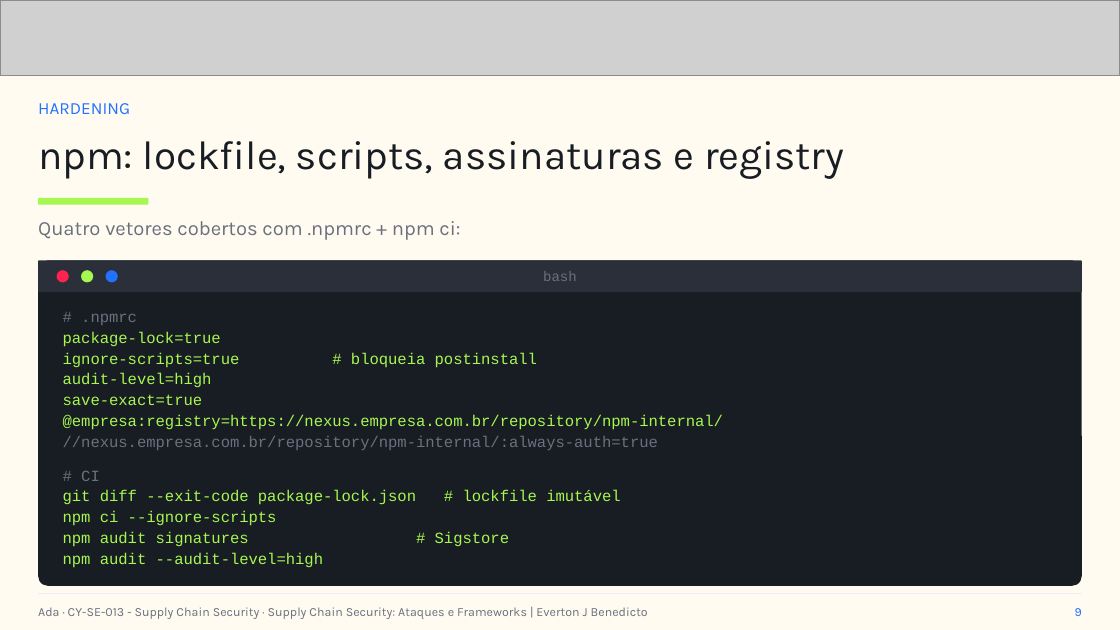
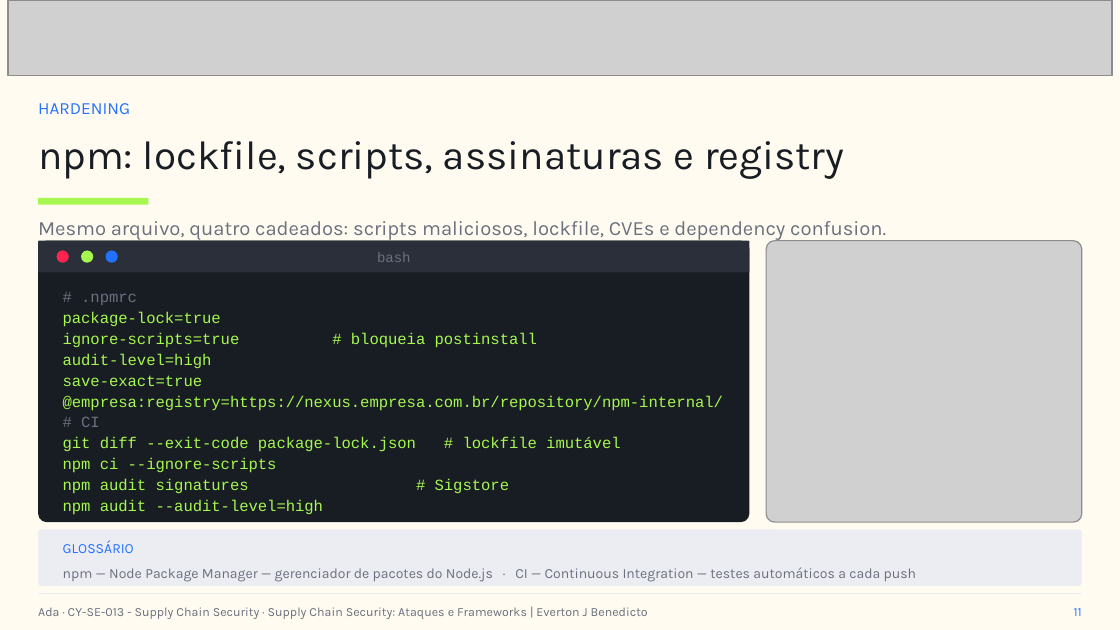
Before and after one commit to everton-dev/AdaTech.Aulas, a slide deck: slide 11 of CY-SE-013 - Supply Chain Security/slides/Aula_06_Supply_Chain_Security_Ataques_e_Frameworks.pptx (slide 9 before the commit). Drawn at 1120x630 pixels with LibreOffice and Linux fonts; fonts in the diff are those of the drawing; grey boxes stand for pictures. Boxes give left, top, right and bottom in pixels: in the first picture for what was removed or moved away, otherwise in the second. Text is boxed around its words. In the diff, an @@ line names an element or a change of style, - is before the commit and + after.

```diff
--- a/CY-SE-013 - Supply Chain Security/slides/Aula_06_Supply_Chain_Security_Ataques_e_Frameworks.pptx
+++ b/CY-SE-013 - Supply Chain Security/slides/Aula_06_Supply_Chain_Security_Ataques_e_Frameworks.pptx
@@ picture: place and size @@
-picture at (0,0,1120,75)
+picture at (8,0,1112,75)
@@ text at (38,221,886,240): text changed @@
-Quatro vetores cobertos com .npmrc + npm ci:
+Mesmo arquivo, quatro cadeados: scripts maliciosos, lockfile, CVEs e dependency confusion.
@@ text "bash": place and size @@
-text "bash" at (543,271,577,281)
+text "bash" at (377,252,411,262)
@@ rounded rectangle: place and size @@
-rounded rectangle at (38,261,1082,587)
+rounded rectangle at (38,241,749,522)
@@ rounded rectangle: place and size @@
-rounded rectangle at (38,261,1082,292)
+rounded rectangle at (38,241,749,272)
@@ 3 ellipses: place and size @@
-3 ellipses at (56,270,118,282)
+3 ellipses at (56,251,118,263)
@@ picture added at (766,241,1082,522) @@
@@ text "# .npmrc": place and size @@
-text "# .npmrc" at (63,314,723,568)
+text "# .npmrc" at (63,294,723,515)
@@ text at (63,436,658,450): paragraph removed @@
-//nexus.empresa.com.br/repository/npm-internal/:always-auth=true
@@ rounded rectangle added at (38,530,1082,586), fill #ECEDF3 @@
@@ text added at (63,540,134,553), 9 pt, text #2371FF @@
+GLOSSÁRIO
@@ text added at (63,567,917,582), 9 pt, text #6A707D @@
+npm — Node Package Manager — gerenciador de pacotes do Node.js · CI — Continuous Integration — testes automáticos a cada push
@@ text added at (1074,608,1082,616), 8 pt, text #2371FF @@
+11
@@ text removed at (1075,608,1082,616) @@
-9
```
Also in this commit, not shown: 12 other slides changed, 4 slides added.
